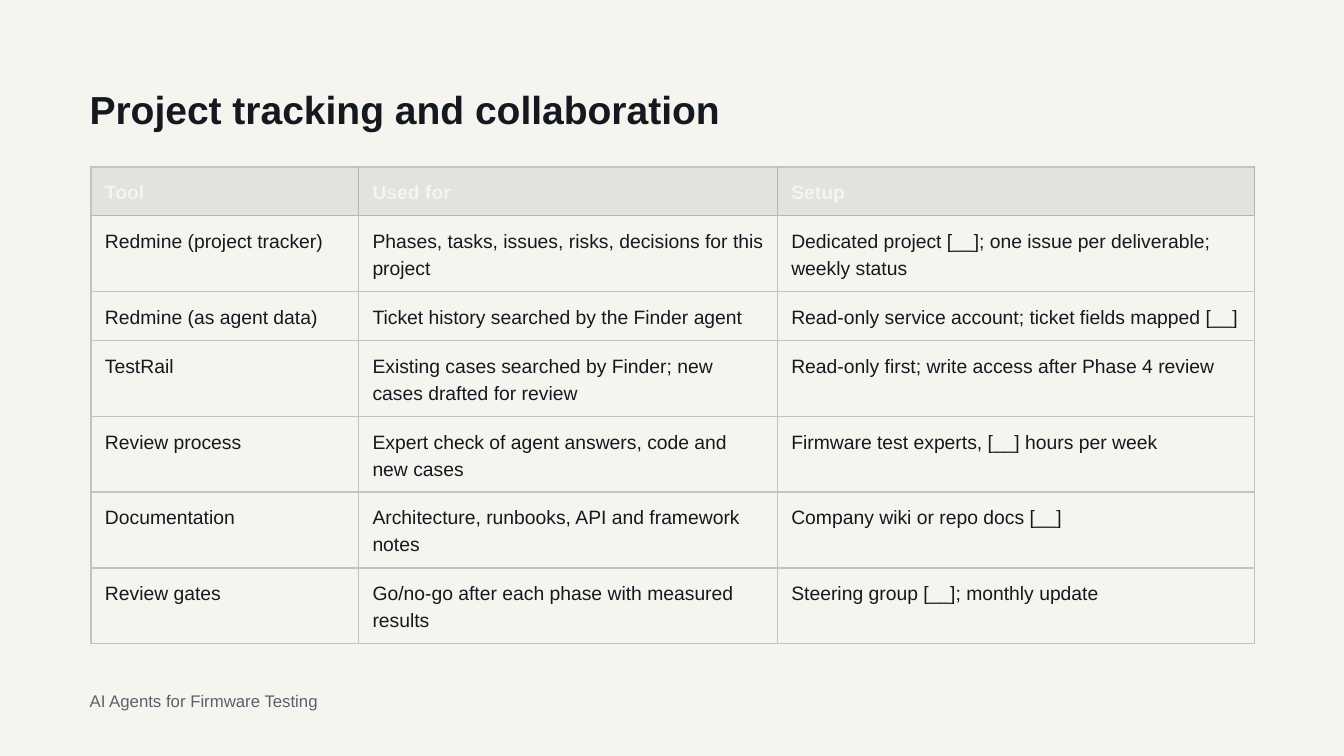
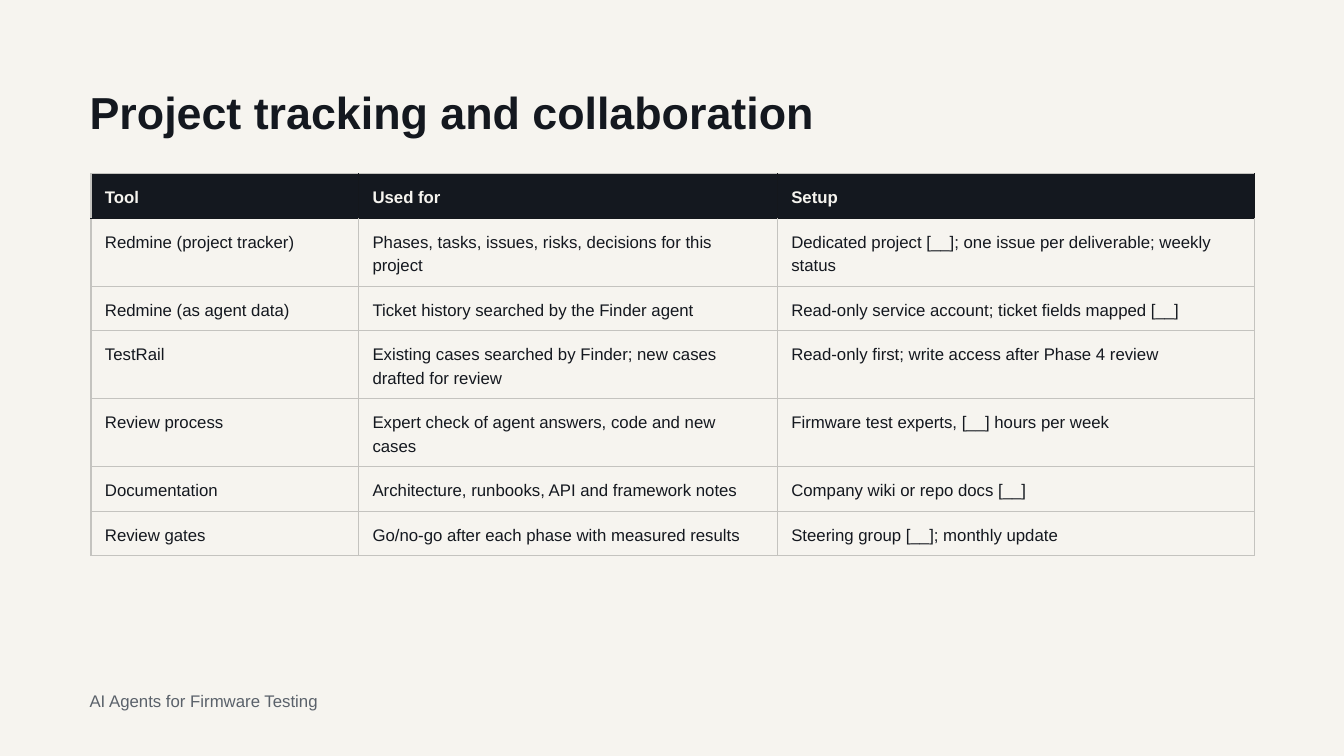
Before and after one commit to darkknight2301/AI-Platform, a slide deck: slide 29 of temp/AI Agents for Firmware Testing POC to Project Approval.pptx (slide 19 before the commit). Drawn at 1344x756 pixels with LibreOffice and Linux fonts; fonts in the diff are those of the drawing. Boxes give left, top, right and bottom in pixels: in the first picture for what was removed or moved away, otherwise in the second. Text is boxed around its words. In the diff, an @@ line names an element or a change of style, - is before the commit and + after.

```diff
--- a/temp/AI Agents for Firmware Testing POC to Project Approval.pptx
+++ b/temp/AI Agents for Firmware Testing POC to Project Approval.pptx
@@ title "Project tracking and collaboration" at (90,96,813,138): size 27.9 to 32 pt; line spacing 30.7pt to 35.2pt @@
@@ table at (91,173,1254,556) @@
@@ fill #E4E2DD to #14181F in row 1 @@
@@ size 13.8 to 12 pt @@
@@ line spacing 19.3pt to 16.8pt @@
@@ borders changed @@
@@ table: place and size @@
-table at (91,167,1254,644)
+table at (91,173,1254,556)
```
Also in this commit, not shown: 12 other slides changed, 10 slides added.
